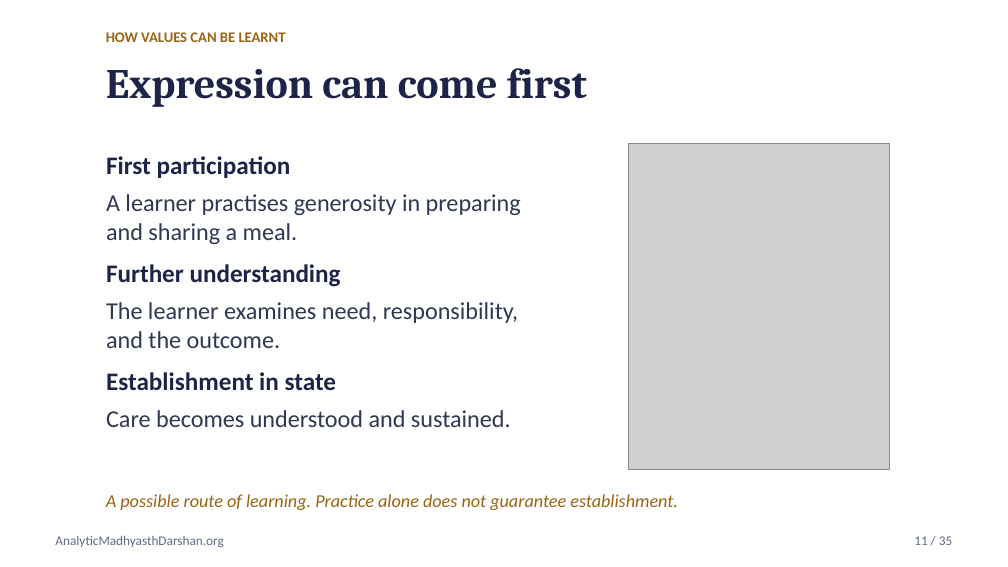
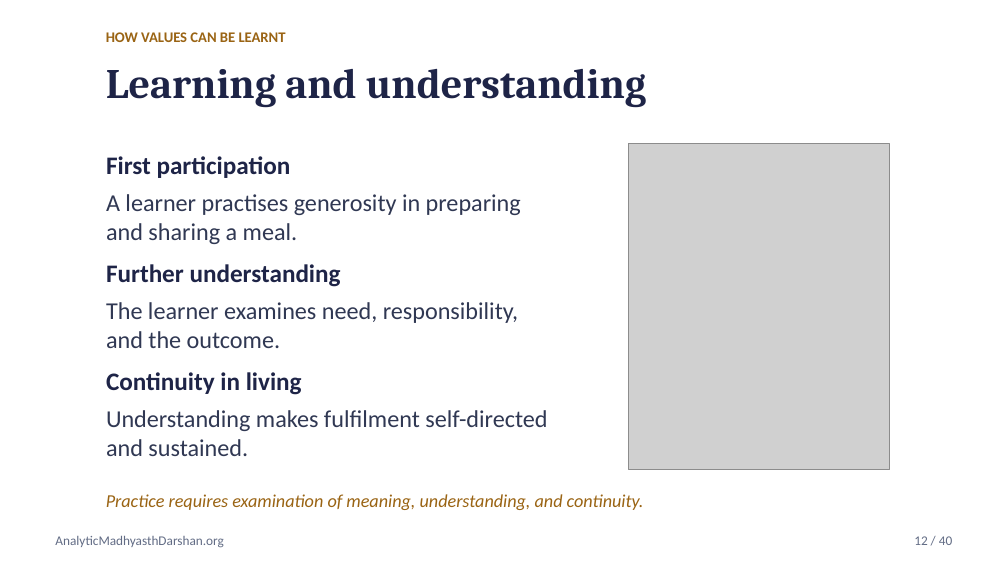
Before and after one commit to raghavamohan/AnalyticMadhyasthDarshan, a slide deck: slide 12 of Studies/Axiology-Value-Theory/Axiology-Value-Theory-Madhyasth-Darshan.pptx (slide 11 before the commit). Drawn at 1008x567 pixels with LibreOffice and Linux fonts; fonts in the diff are those of the drawing; grey boxes stand for pictures. Boxes give left, top, right and bottom in pixels: in the first picture for what was removed or moved away, otherwise in the second. Text is boxed around its words. In the diff, an @@ line names an element or a change of style, - is before the commit and + after.

```diff
--- a/Studies/Axiology-Value-Theory/Axiology-Value-Theory-Madhyasth-Darshan.pptx
+++ b/Studies/Axiology-Value-Theory/Axiology-Value-Theory-Madhyasth-Darshan.pptx
@@ text at [106, 69, 646, 108]: text changed @@
-Expression can come first
+Learning and understanding
@@ text at [106, 372, 302, 395]: text changed @@
-Establishment in state
+Continuity in living
@@ text at [106, 410, 547, 456]: text changed @@
-Care becomes understood and sustained.
+Understanding makes fulfilment self-directed and sustained.
@@ text at [106, 494, 644, 510]: text changed @@
-A possible route of learning. Practice alone does not guarantee establishment.
+Practice requires examination of meaning, understanding, and continuity.
@@ text at [914, 536, 952, 545]: text changed @@
-11 / 35
+12 / 40
```
Also in this commit, not shown: 34 other slides changed, 5 slides added, 12 other files.
